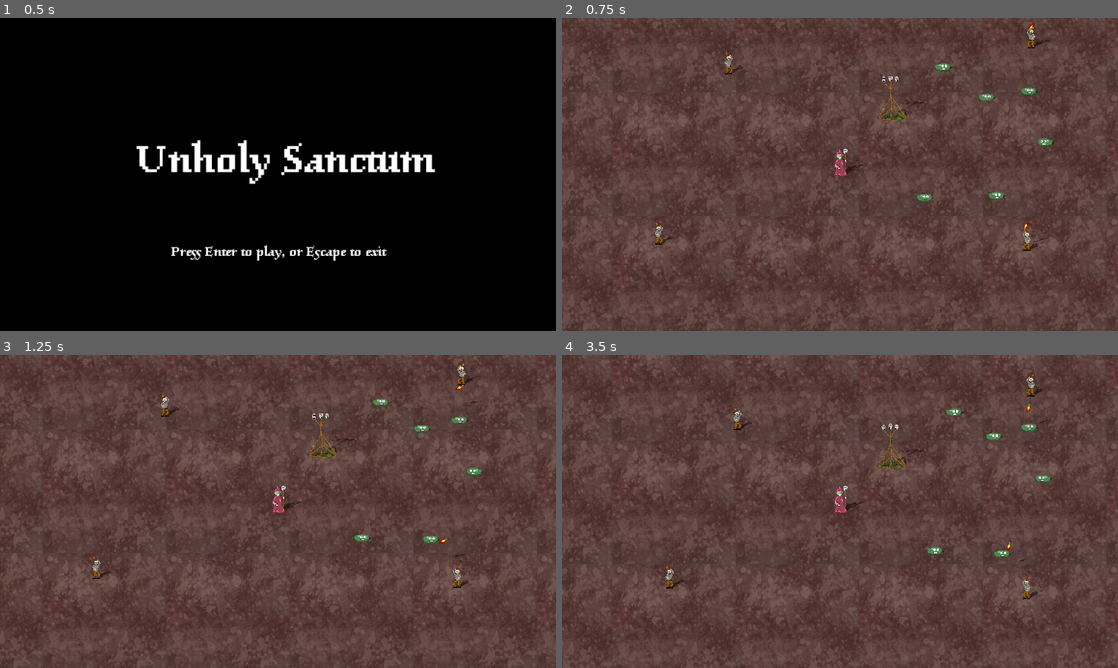
Above: before the commit, frames 1-4 (two rows, left to right).
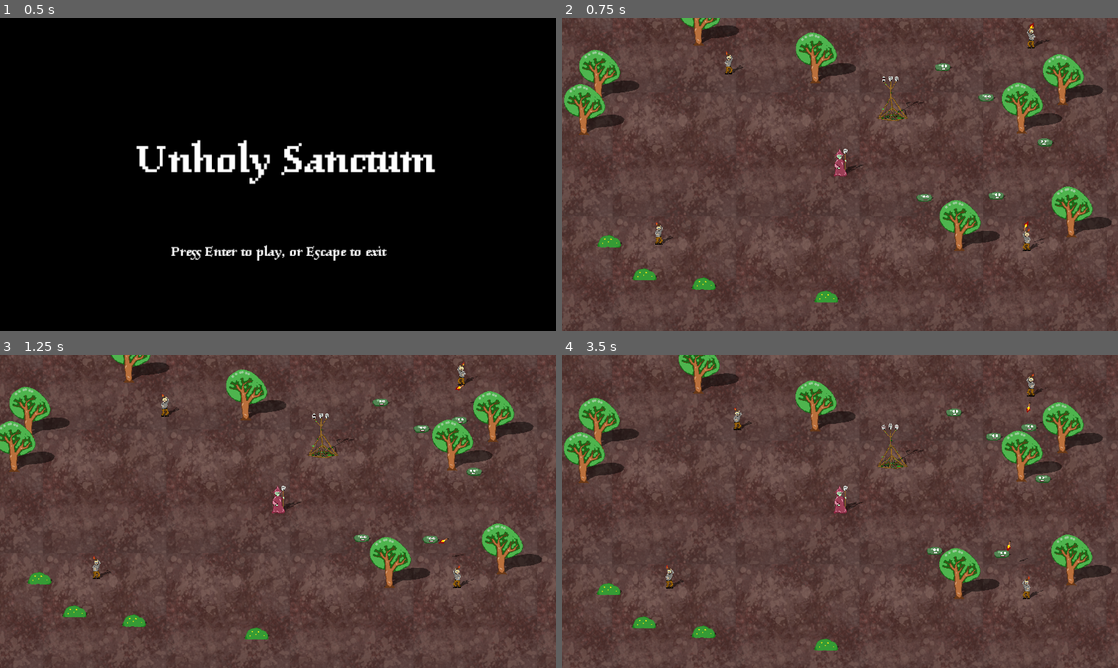
Above: after the commit, the same moments.

Repository: elemel/unholy-sanctum
Game: Godot game, scene res://scenes/screens/start.tscn
Two runs of this game, one before a commit and one after it. Both use one fixed random seed, a clock stepped at 60 frames per second and the inputs below.
Inputs (mouse positions are in pixels of both pictures, inside the frame that each line leads up to):
- Up to frame 1 (0.5 s): no input
- Up to frame 2 (0.75 s): tap Enter at 0.5 s; move the mouse to (962, 158) at 0.52 s; hold D (move_right) from 0.53 s (still down); tap Backspace at 0.6 s; click (962, 158) at 0.67 s
- Up to frame 3 (1.25 s): keep holding D (move_right); tap Space at 0.77 s
- Up to frame 4 (3.5 s): move the mouse to (728, 527) at 1.27 s; release D (move_right) at 1.28 s; hold S (move_down) 1.28-2.03 s; tap Enter at 1.35, 2.75, 2.85 s; tap Space at 1.52, 3.02 s; move the mouse to (895, 442) at 2.02 s; hold D (move_right) 2.03-2.78 s; tap Backspace at 2.1 s; move the mouse to (812, 574) at 2.77 s; hold W (move_up) from 2.78 s (still down); click (812, 574) at 2.92 s

Frame 1 is identical in both runs. In frame 2, 7.4% of the frame differs, in the area x 0-99%, y 0-91%; in frame 3, 7.3%; in frame 4, 7.6%, in the area x 0-99%, y 0-95%.

Commit message:
Add bushes and trees

Diff:
--- /dev/null
+++ b/scenes/bush.tscn
@@ -0,0 +1,27 @@
+[gd_scene load_steps=4 format=3 uid="uid://tstbc8da7ow3"]
+
+[ext_resource type="Script" path="res://scripts/bush.gd" id="1_u0uit"]
+[ext_resource type="Texture2D" uid="uid://bnsg3bhh4utb2" path="res://images/bush.png" id="2_fyrg5"]
+
+[sub_resource type="CapsuleShape2D" id="CapsuleShape2D_unt5h"]
+height = 50.0
+
+[node name="Bush" type="StaticBody2D"]
+script = ExtResource("1_u0uit")
+
+[node name="CollisionShape2D" type="CollisionShape2D" parent="."]
+rotation = 1.5708
+shape = SubResource("CapsuleShape2D_unt5h")
+
+[node name="Shadow" type="Node2D" parent="."]
+modulate = Color(0, 0, 0, 0.498039)
+scale = Vector2(1, 0.75)
+skew = 1.0472
+
+[node name="Sprite2D" type="Sprite2D" parent="Shadow"]
+position = Vector2(0, -7)
+texture = ExtResource("2_fyrg5")
+
+[node name="Sprite2D" type="Sprite2D" parent="."]
+position = Vector2(0, -7)
+texture = ExtResource("2_fyrg5")
--- a/scenes/screens/game.tscn
+++ b/scenes/screens/game.tscn
@@ -8,9 +8,14 @@
 [ext_resource type="Script" path="res://scripts/camera.gd" id="4_xucsd"]
 [ext_resource type="PackedScene" uid="uid://bvy0odgmxtttf" path="res://scenes/blob.tscn" id="5_c0ct8"]
 [ext_resource type="AudioStream" uid="uid://b2qwih8i5w02o" path="res://sounds/gameover.ogg" id="8_jhiji"]
+[ext_resource type="PackedScene" uid="uid://crs0xhy6chxum" path="res://scenes/tree.tscn" id="9_s4lwr"]
+[ext_resource type="PackedScene" uid="uid://tstbc8da7ow3" path="res://scenes/bush.tscn" id="10_1wye8"]
 
 [node name="Game" type="Node2D"]
 script = ExtResource("1_7nlgk")
+
+[node name="GameOverStreamPlayer" type="AudioStreamPlayer" parent="."]
+stream = ExtResource("8_jhiji")
 
 [node name="TextureRect" type="TextureRect" parent="."]
 z_index = -4096
@@ -61,5 +66,80 @@
 [node name="Blob6" parent="." instance=ExtResource("5_c0ct8")]
 position = Vector2(103, -100)
 
-[node name="GameOverStreamPlayer" type="AudioStreamPlayer" parent="."]
-stream = ExtResource("8_jhiji")
+[node name="Tree" parent="." instance=ExtResource("9_s4lwr")]
+position = Vector2(-161, -74)
+
+[node name="Tree2" parent="." instance=ExtResource("9_s4lwr")]
+position = Vector2(-403, -152)
+
+[node name="Tree3" parent="." instance=ExtResource("9_s4lwr")]
+position = Vector2(-610, -38)
+
+[node name="Tree4" parent="." instance=ExtResource("9_s4lwr")]
+position = Vector2(-641, 33)
+
+[node name="Tree5" parent="." instance=ExtResource("9_s4lwr")]
+position = Vector2(-731, -248)
+
+[node name="Tree6" parent="." instance=ExtResource("9_s4lwr")]
+position = Vector2(369, 245)
+
+[node name="Tree7" parent="." instance=ExtResource("9_s4lwr")]
+position = Vector2(137, 273)
+
+[node name="Tree8" parent="." instance=ExtResource("9_s4lwr")]
+position = Vector2(266, 30)
+
+[node name="Tree9" parent="." instance=ExtResource("9_s4lwr")]
+position = Vector2(577, 133)
+
+[node name="Tree10" parent="." instance=ExtResource("9_s4lwr")]
+position = Vector2(-1031, -181)
+
+[node name="Tree11" parent="." instance=ExtResource("9_s4lwr")]
+position = Vector2(351, -29)
+
+[node name="Bush" parent="." instance=ExtResource("10_1wye8")]
+position = Vector2(-392, 352)
+
+[node name="Bush2" parent="." instance=ExtResource("10_1wye8")]
+position = Vector2(-588, 264)
+
+[node name="Bush3" parent="." instance=ExtResource("10_1wye8")]
+position = Vector2(-138, 379)
+
+[node name="Bush4" parent="." instance=ExtResource("10_1wye8")]
+position = Vector2(-569, 471)
+
+[node name="Bush5" parent="." instance=ExtResource("10_1wye8")]
+position = Vector2(289, -353)
+
+[node name="Bush6" parent="." instance=ExtResource("10_1wye8")]
+position = Vector2(715, 418)
+
+[node name="Bush7" parent="." instance=ExtResource("10_1wye8")]
+position = Vector2(818, 327)
+
+[node name="Bush8" parent="." instance=ExtResource("10_1wye8")]
+position = Vector2(91, -400)
+
+[node name="Bush9" parent="." instance=ExtResource("10_1wye8")]
+position = Vector2(331, -364)
+
+[node name="Bush10" parent="." instance=ExtResource("10_1wye8")]
+position = Vector2(-986, 141)
+
+[node name="Bush11" parent="." instance=ExtResource("10_1wye8")]
+position = Vector2(-515, 333)
+
+[node name="Bush12" parent="." instance=ExtResource("10_1wye8")]
+position = Vector2(-780, 274)
+
+[node name="Bush13" parent="." instance=ExtResource("10_1wye8")]
+position = Vector2(999, 389)
+
+[node name="Bush14" parent="." instance=ExtResource("10_1wye8")]
+position = Vector2(362, -503)
+
+[node name="Bush15" parent="." instance=ExtResource("10_1wye8")]
+position = Vector2(830, -181)
--- /dev/null
+++ b/scenes/tree.tscn
@@ -0,0 +1,26 @@
+[gd_scene load_steps=4 format=3 uid="uid://crs0xhy6chxum"]
+
+[ext_resource type="Texture2D" uid="uid://chtvt5pa8itcu" path="res://images/tree.png" id="1_bk63w"]
+[ext_resource type="Script" path="res://scripts/tree.gd" id="1_yiid1"]
+
+[sub_resource type="CapsuleShape2D" id="CapsuleShape2D_unt5h"]
+
+[node name="Tree" type="StaticBody2D"]
+script = ExtResource("1_yiid1")
+
+[node name="CollisionShape2D" type="CollisionShape2D" parent="."]
+rotation = 1.5708
+shape = SubResource("CapsuleShape2D_unt5h")
+
+[node name="Shadow" type="Node2D" parent="."]
+modulate = Color(0, 0, 0, 0.498039)
+scale = Vector2(1, 0.75)
+skew = 1.0472
+
+[node name="Sprite2D" type="Sprite2D" parent="Shadow"]
+position = Vector2(4, -70)
+texture = ExtResource("1_bk63w")
+
+[node name="Sprite2D" type="Sprite2D" parent="."]
+position = Vector2(4, -70)
+texture = ExtResource("1_bk63w")
--- /dev/null
+++ b/scripts/bush.gd
@@ -0,0 +1,5 @@
+extends StaticBody2D
+class_name Bush
+
+func _process(_delta: float) -> void:
+    z_index = int(position.y)
--- /dev/null
+++ b/scripts/tree.gd
@@ -0,0 +1,5 @@
+extends StaticBody2D
+class_name ForestTree
+
+func _process(_delta: float) -> void:
+    z_index = int(position.y)
Not shown: 1 places in scenes/screens/game.tscn that only renumber resources
Not shown, added: sounds/peasant_hurt.ogg.import
